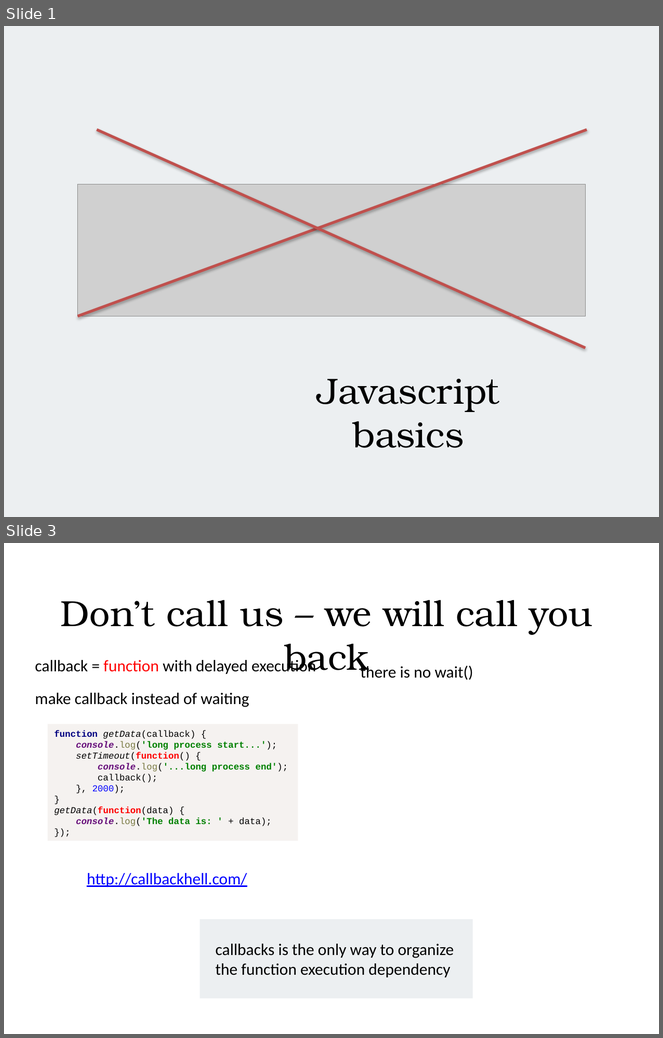
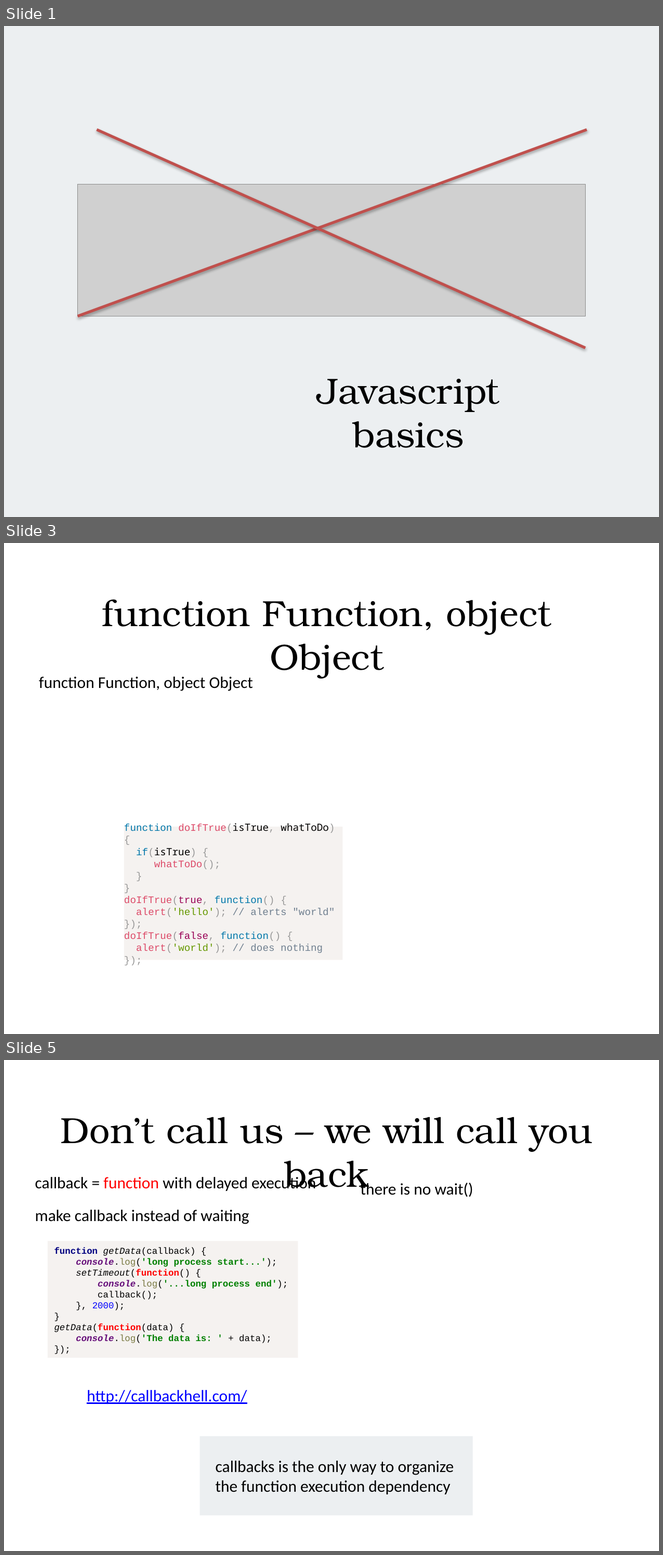
Before and after one commit to alexeymatveevp/angularjs-course, a slide deck: docs/00_jsbasics.pptx. Shown one above the other, each under a label of ours: slides 1 and 3 before the commit, slides 1, 3 and 5 after it; the slides between them are not shown. The pictures are 663x1038 and 663x1555 pixels, drawn with LibreOffice and Linux fonts; fonts in the diff are those of the drawing; grey boxes stand for pictures. Boxes give left, top, right and bottom in pixels: in the first picture for what was removed or moved away, otherwise in the second. Text is boxed around its words. In the diff, an @@ line names an element or a change of style, - is before the commit and + after.

```diff
--- a/docs/00_jsbasics.pptx
+++ b/docs/00_jsbasics.pptx
@@ slide 3 added at (x1=4, y1=543, x2=659, y2=1034), background #FFFFFF @@
@@ text added at (x1=102, y1=599, x2=552, y2=678), 40 pt, text #000000 @@
+function Function, object Object
@@ text added at (x1=39, y1=677, x2=253, y2=691), 18 pt, text #000000 @@
+function Function, object Object
@@ rectangle added at (x1=124, y1=827, x2=343, y2=961), fill #F5F2F0, 11 pt, text #DD4A68 @@
+function doIfTrue(isTrue, whatToDo) {
+if(isTrue) {
+whatToDo();
+}
+}
+doIfTrue(true, function() {
+alert('hello'); // alerts "world"
+});
+doIfTrue(false, function() {
+alert('world'); // does nothing
+});
@@ what was slide 3 is now slide 5 @@
```
Also in this commit, not shown: 2 slides changed, 2 other slides added, 1 other file.
